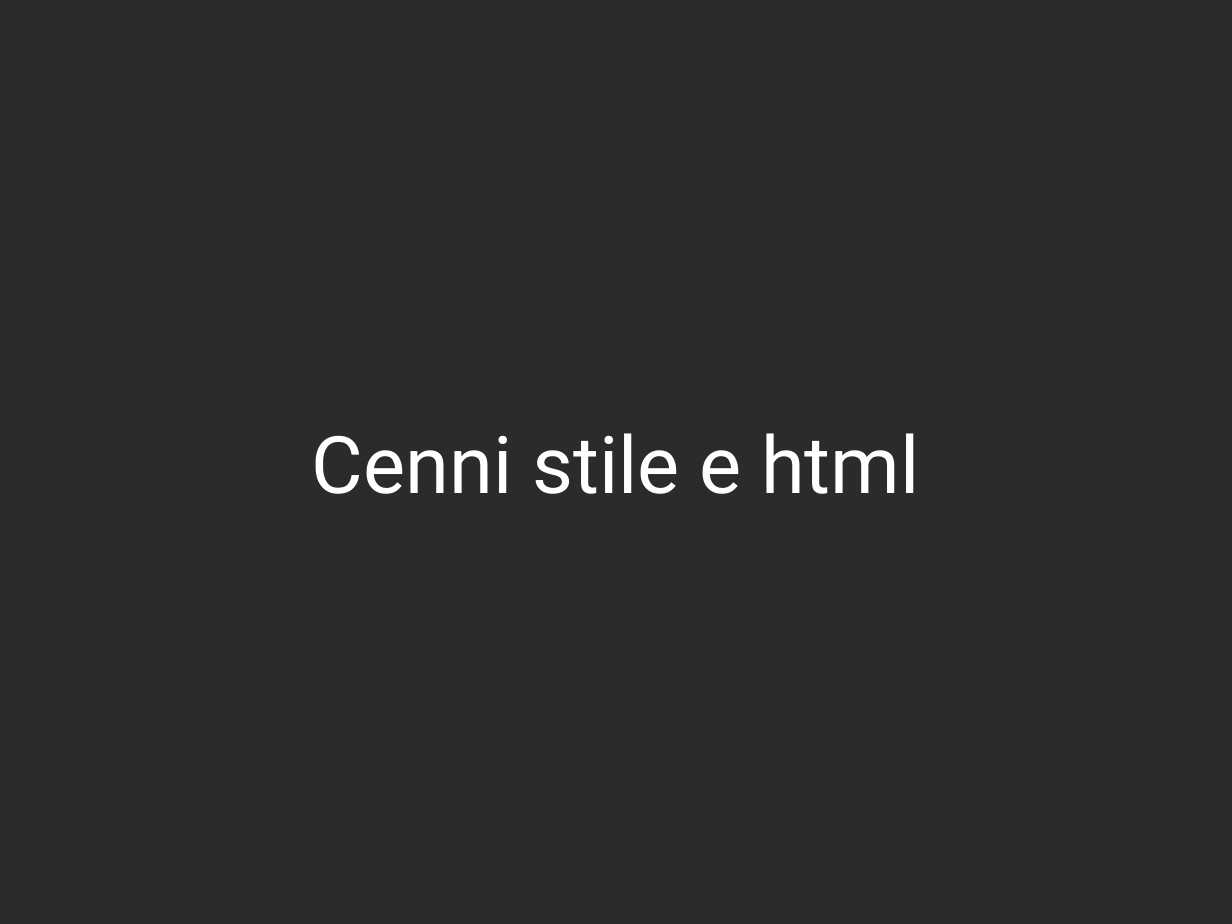
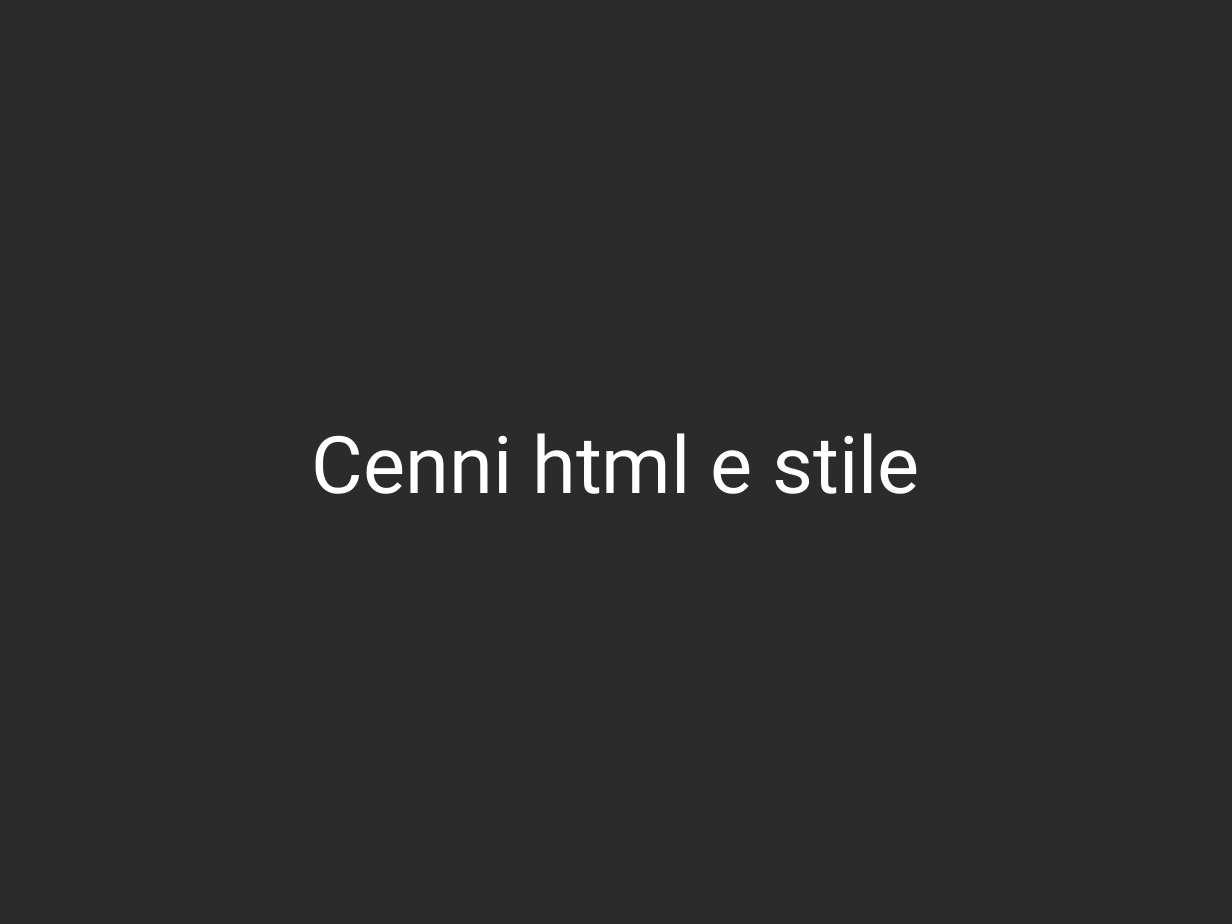
Before and after one commit to danielegenta/ProjectTPSI, a slide deck: slide 2 of Presentazione_Gioco15.pptx. Drawn at 1232x924 pixels with LibreOffice and Linux fonts; fonts in the diff are those of the drawing; background and template pictures are left out; a plain dark background stands for a picture behind light text. Boxes give left, top, right and bottom in pixels: in the first picture for what was removed or moved away, otherwise in the second. Text is boxed around its words. In the diff, an @@ line names an element or a change of style, - is before the commit and + after.

```diff
--- a/Presentazione_Gioco15.pptx
+++ b/Presentazione_Gioco15.pptx
@@ title at (312, 433, 920, 494): text changed @@
-Cenni stile e html
+Cenni html e stile
```
Also in this commit, not shown: 1 other slide changed, 1 other file.
